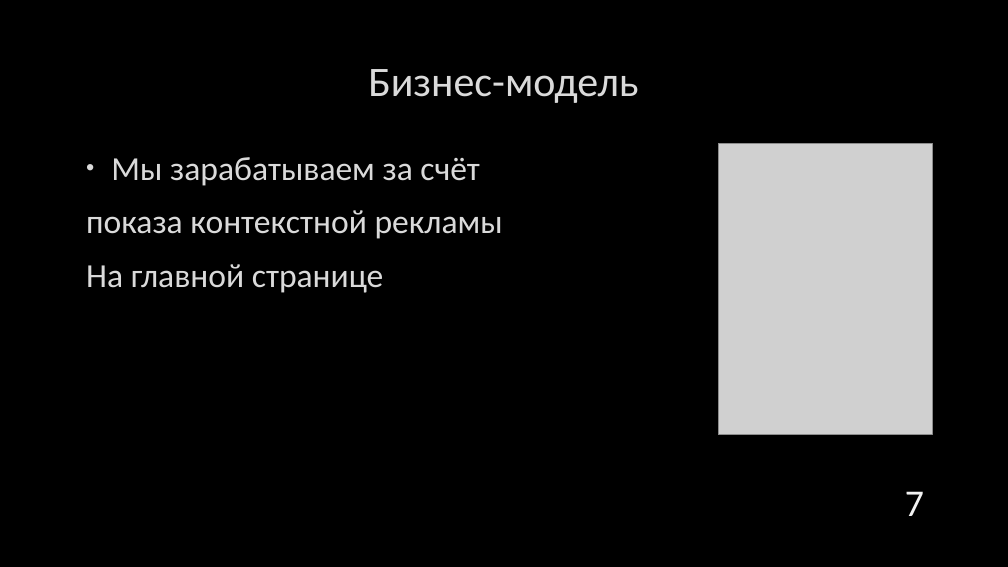
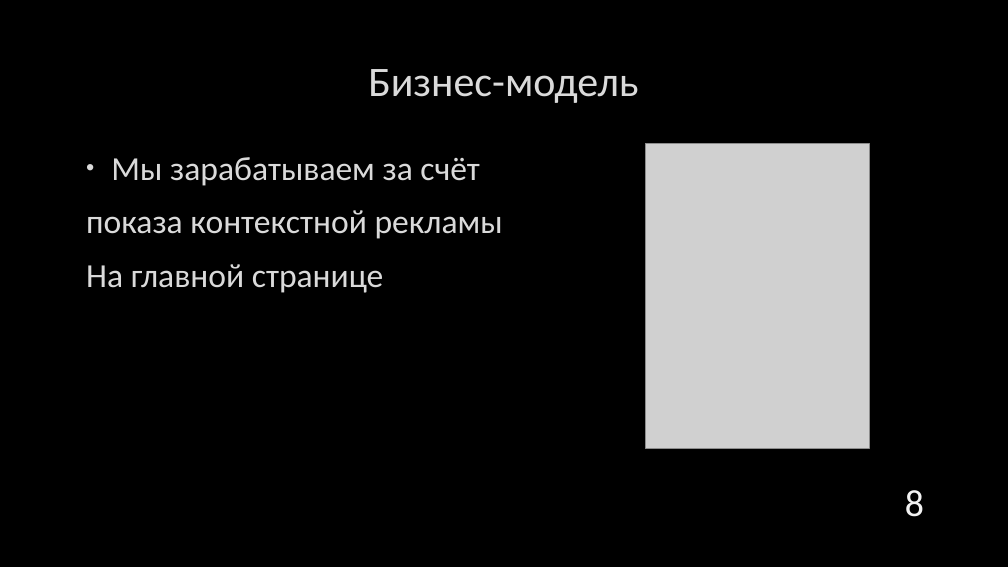
Before and after one commit to drklbri/CardTrader, a slide deck: slide 8 of Documents/prezentation.pptx (slide 7 before the commit). Drawn at 1008x567 pixels with LibreOffice and Linux fonts; fonts in the diff are those of the drawing; grey boxes stand for pictures; background and template pictures are left out. Boxes give left, top, right and bottom in pixels: in the first picture for what was removed or moved away, otherwise in the second. Text is boxed around its words. In the diff, an @@ line names an element or a change of style, - is before the commit and + after.

```diff
--- a/Documents/prezentation.pptx
+++ b/Documents/prezentation.pptx
@@ picture: place and size @@
-picture at box(718, 143, 932, 434)
+picture at box(645, 143, 870, 448)
@@ page number at box(905, 490, 924, 517): text changed @@
-7
+8
```
Also in this commit, not shown: 3 other slides changed, 1 slide added, 3 other files.
